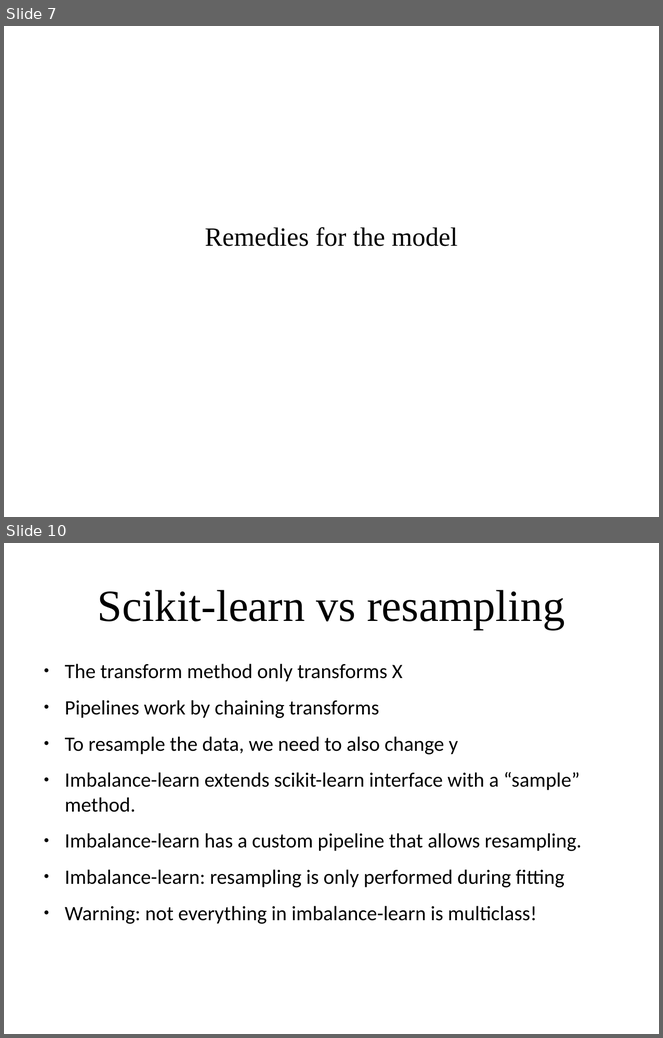
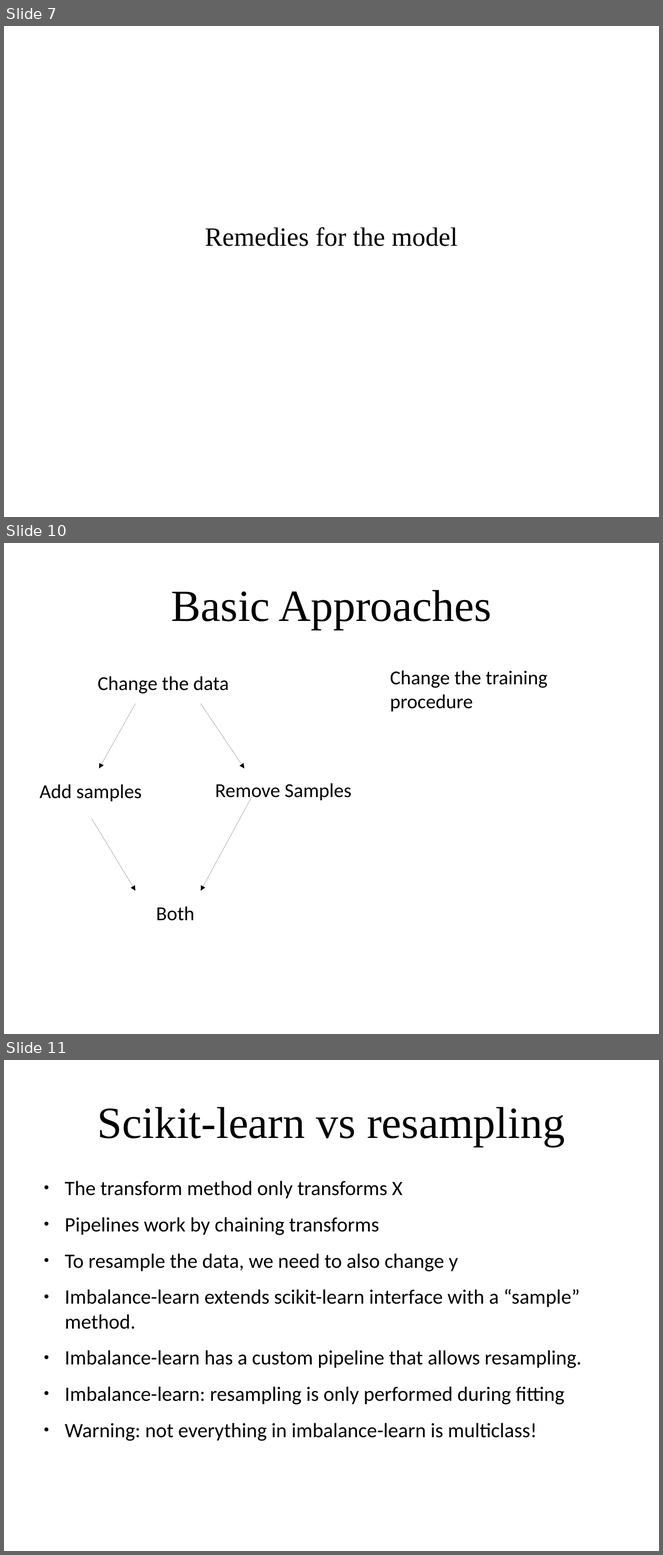
Before and after one commit to amueller/applied_ml_spring_2017, a slide deck: slides/aml-15-032017.odp. Shown one above the other, each under a label of ours: slides 7 and 10 before the commit, slides 7, 10 and 11 after it; the slides between them are not shown. The pictures are 663x1038 and 663x1555 pixels, drawn with LibreOffice and Linux fonts; fonts in the diff are those of the drawing. Boxes give left, top, right and bottom in pixels: in the first picture for what was removed or moved away, otherwise in the second. Text is boxed around its words. In the diff, an @@ line names an element or a change of style, - is before the commit and + after.

```diff
--- a/slides/aml-15-032017.odp
+++ b/slides/aml-15-032017.odp
@@ slide 10 added at <box>4,543,659,1034</box>, background #FFFFFF @@
@@ title added at <box>171,590,492,629</box>, 54 pt, text #000000 @@
+Basic Approaches
@@ text added at <box>98,676,229,694</box>, 24 pt, text #000000 @@
+Change the data
@@ text added at <box>390,670,548,711</box>, 24 pt, text #000000 @@
+Change the training procedure
@@ arrow added from (136, 704) to (99, 769), #000000 0 pt @@
@@ arrow added from (201, 704) to (244, 769), #000000 0 pt @@
@@ text added at <box>39,784,142,801</box>, 24 pt, text #000000 @@
+Add samples
@@ text added at <box>215,783,352,802</box>, 24 pt, text #000000 @@
+Remove Samples
@@ arrow added from (252, 797) to (201, 891), #000000 0 pt @@
@@ arrow added from (92, 819) to (136, 891), #000000 0 pt @@
@@ text added at <box>156,906,195,921</box>, 24 pt, text #000000 @@
+Both
@@ what was slide 10 is now slide 11 @@
```
Also in this commit, not shown: 5 slides changed, 24 other slides added, 7 slides removed, 2 other files.
